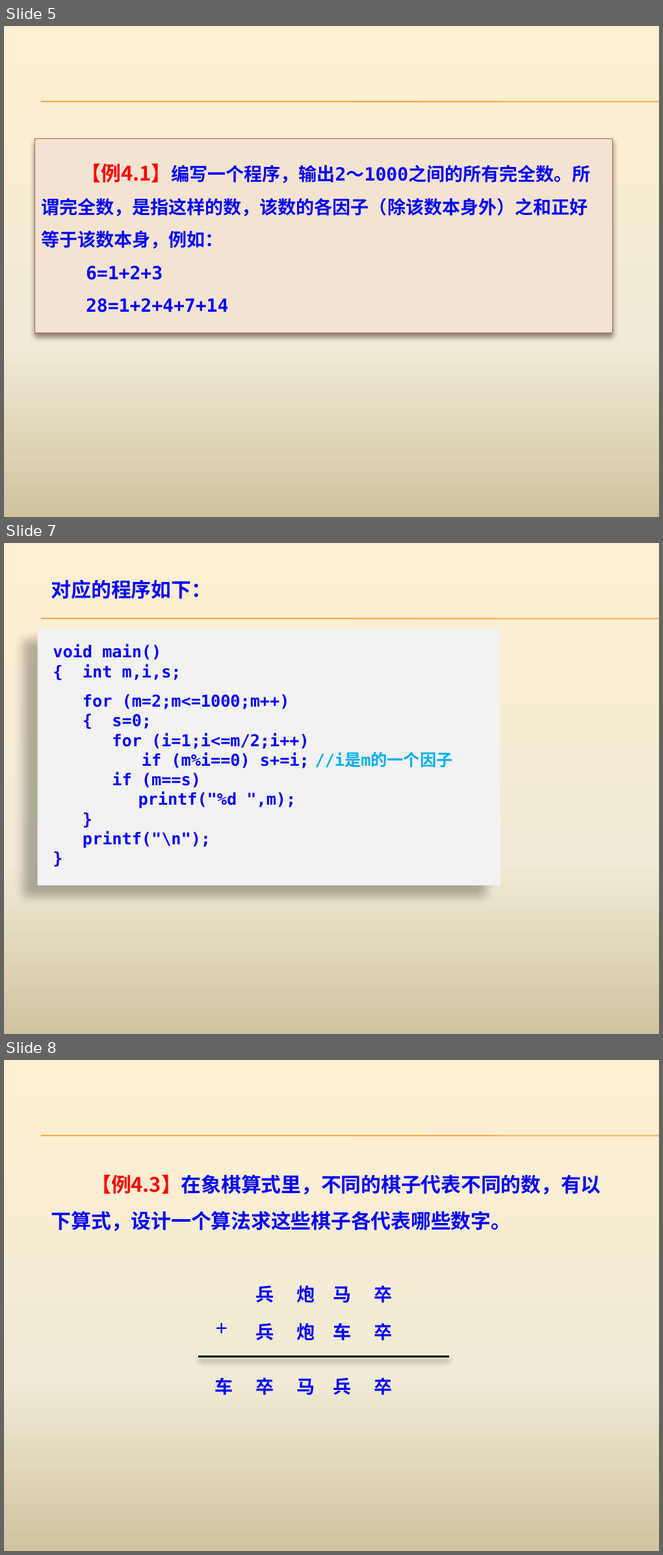
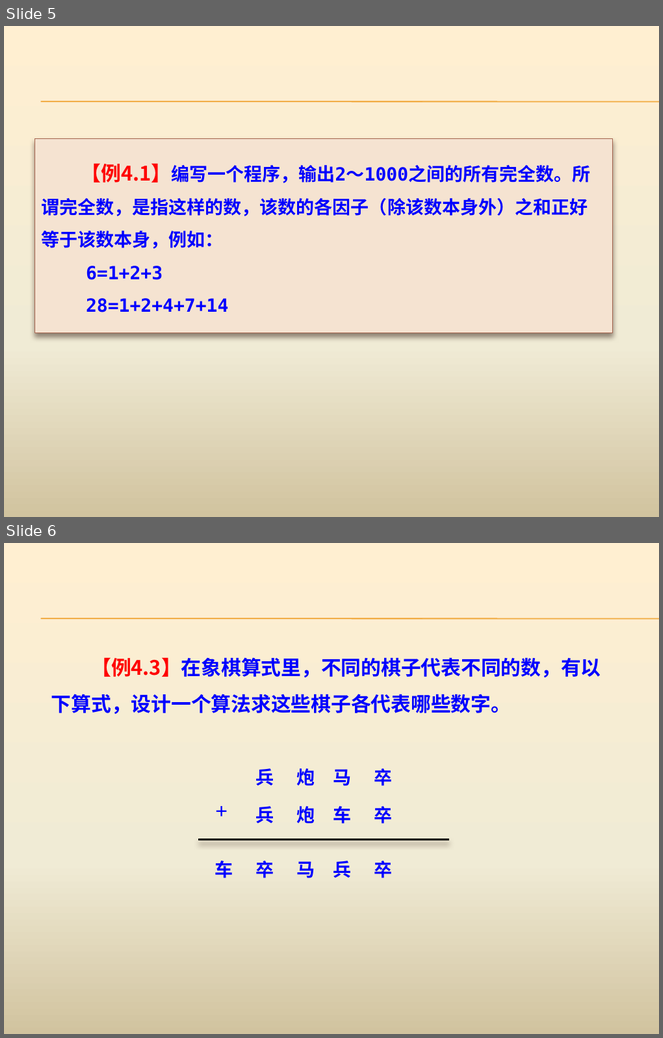
Before and after one commit to AllenW1116/Cpp-algorithm, a slide deck: 课程ppt/第4章 蛮力法.pptx. Shown one above the other, each under a label of ours: slides 5, 7 and 8 before the commit, slides 5 and 6 after it; the slides between them are not shown. The pictures are 663x1555 and 663x1038 pixels, drawn with LibreOffice and Linux fonts; fonts in the diff are those of the drawing. Boxes give left, top, right and bottom in pixels: in the first picture for what was removed or moved away, otherwise in the second. Text is boxed around its words. In the diff, an @@ line names an element or a change of style, - is before the commit and + after.

```diff
--- a/课程ppt/第4章 蛮力法.pptx
+++ b/课程ppt/第4章 蛮力法.pptx
@@ slide 7 removed at (4, 543, 659, 1034), background gradient #FFEFD1 to #F0EBD5 to #D1C39F; not listed: 2 template elements that a slide beside it also shows @@
@@ text removed at (51, 579, 211, 599) @@
-对应的程序如下：
@@ rectangle removed at (37, 629, 501, 886) @@
-void main()
-{ int m,i,s;
-for (m=2;m<=1000;m++)
-{ s=0;
-for (i=1;i<=m/2;i++)
-if (m%i==0) s+=i; //i是m的一个因子
-if (m==s)
-printf("%d ",m);
-}
-printf("\n");
-}
@@ what was slide 8 is now slide 6 @@
```
Also in this commit, not shown: 1 slide changed, 43 other slides removed, 40 other files.
